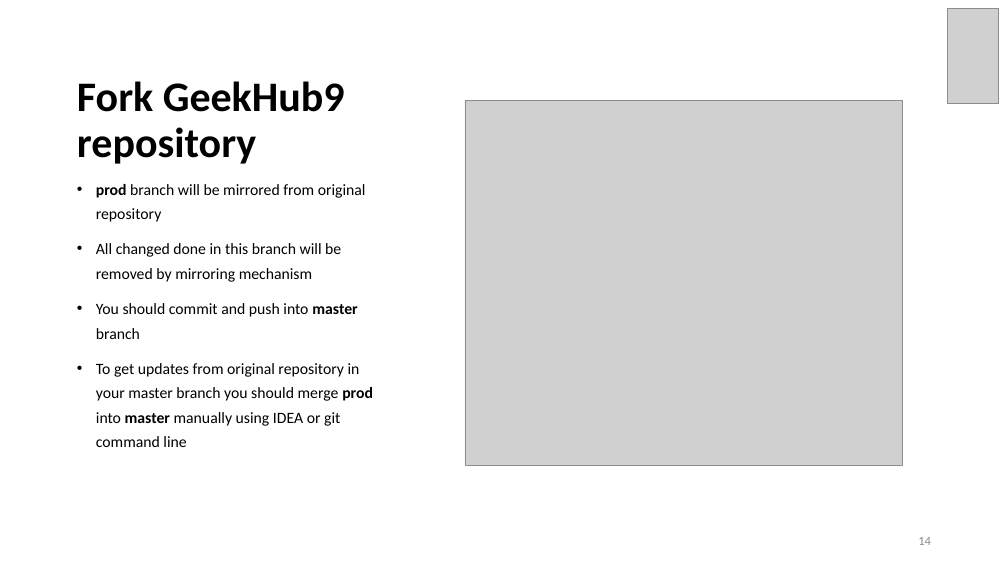
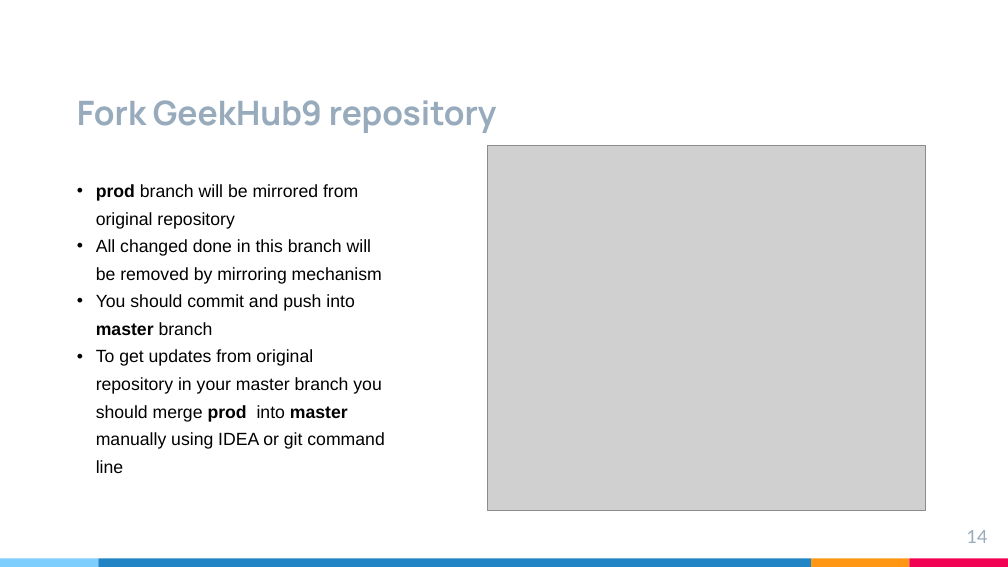
Before and after one commit to brahinets/GeekHub-J4W-9, a slide deck: slide 14 of Lectures/Lesson 01 - Gitlab + Intellij IDEA.pptx. Drawn at 1008x567 pixels with LibreOffice and Linux fonts; fonts in the diff are those of the drawing; grey boxes stand for pictures. Boxes give left, top, right and bottom in pixels: in the first picture for what was removed or moved away, otherwise in the second. Text is boxed around its words. In the diff, an @@ line names an element or a change of style, - is before the commit and + after.

Commit message:
updated presentation styles

```diff
--- a/Lectures/Lesson 01 - Gitlab + Intellij IDEA.pptx
+++ b/Lectures/Lesson 01 - Gitlab + Intellij IDEA.pptx
@@ picture removed at [948, 8, 999, 104] @@
@@ title "Fork GeekHub9 repository": place and size @@
-title "Fork GeekHub9 repository" at [77, 81, 345, 164]
+title "Fork GeekHub9 repository" at [77, 100, 497, 133]
@@ title "Fork GeekHub9 repository" at [77, 100, 497, 133]: size 40 to 32 pt, font Calibri to Manrope, text colour #000000 to #97ABBC; line spacing 0.9 to 1 @@
@@ picture: place and size @@
-picture at [465, 101, 903, 466]
+picture at [488, 145, 926, 510]
@@ text "prod branch will be mirrored ..." at [96, 184, 384, 473]: size 15 to 16.8 pt, font Calibri to Arial; less space between paragraphs @@
@@ page number: place and size @@
-page number at [918, 537, 931, 545]
+page number at [967, 530, 988, 543]
@@ page number at [967, 530, 988, 543]: size 12 to 17.3 pt, font Calibri to Lato, text colour #8C8C8C to #97ABBC; vertical alignment middle to top @@
@@ rectangle added at [0, 559, 98, 567], fill #7ECEFD @@
@@ rectangle added at [98, 559, 811, 567], fill #2185C5 @@
@@ rectangle added at [811, 559, 910, 567], fill #FF9715 @@
@@ rectangle added at [910, 559, 1008, 567], fill #F20253 @@
```
Also in this commit, not shown: 23 other slides changed, 1 slide added, 1 slide removed.
